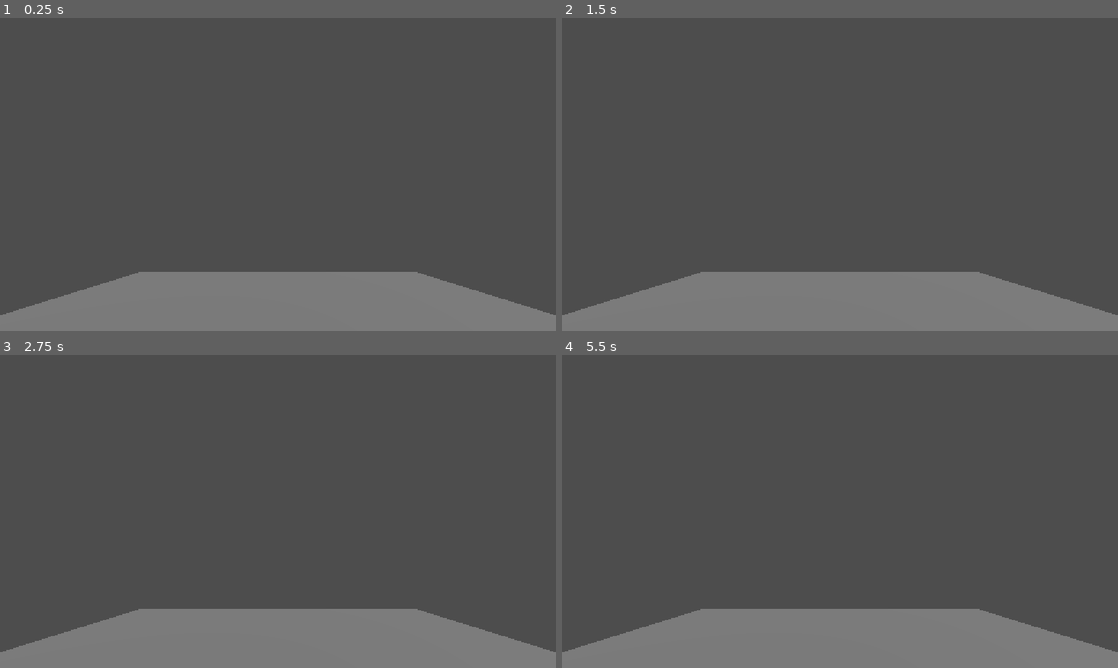
Above: before the commit, frames 1-4 (two rows, left to right).
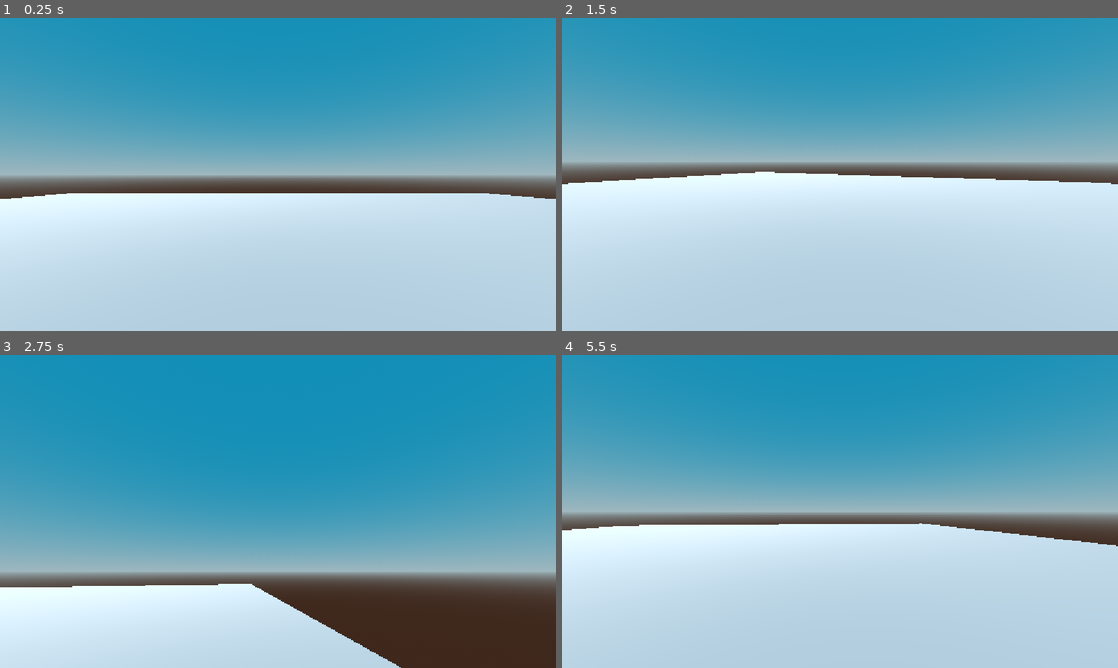
Above: after the commit, the same moments.

Repository: l35noy/VibeFPS
Game: Godot game, scene res://main.tscn
The game is run twice, just before and just after one commit, with the same random seed, the same clock (stepped at 60 frames per second) and the same inputs.
Inputs (mouse positions are in pixels of both pictures, inside the frame that each line leads up to):
- Up to frame 1 (0.25 s): no input
- Up to frame 2 (1.5 s): tap Enter at 0.5 s; move the mouse to (962, 158) at 0.52 s; hold D (move_right) 0.53-1.28 s; click (962, 158) at 0.67 s; move the mouse to (728, 190) at 1.27 s; hold S (move_backward) from 1.28 s (still down); click (728, 190) at 1.42 s
- Up to frame 3 (2.75 s): move the mouse to (333, 442) at 2.02 s; release S (move_backward) at 2.03 s; hold D (move_right) from 2.03 s (still down); click (333, 442) at 2.17 s
- Up to frame 4 (5.5 s): move the mouse to (812, 574) at 2.77 s; release D (move_right) at 2.78 s; hold W (move_forward) 2.78-3.53 s; click (812, 574) at 2.92 s; move the mouse to (1006, 558) at 3.52 s; hold A (move_left) 3.53-5.03 s; click (1006, 558) at 3.67 s; tap Escape (ui_cancel) at 4.15 s; move the mouse to (673, 464) at 4.27 s; click (673, 464) at 4.42 s; move the mouse to (867, 511) at 5.02 s; hold S (move_backward) from 5.03 s (still down); click (867, 511) at 5.17 s

The runs differ from the first frame. In frame 1, 97% of the frame differs, in the area x 0-100%, y 0-100%; in frame 2, 98%; in frame 3, 97%; in frame 4, 98%.

Commit message:
хожу смотрю туда сюда

Diff:
--- a/main.tscn
+++ b/main.tscn
@@ -1,31 +1,47 @@
-[gd_scene load_steps=4 format=3 uid="uid://bqxlrhd4s7vys"]
+[gd_scene format=3 uid="uid://bqxlrhd4s7vys"]
 
 [ext_resource type="PackedScene" path="res://player.tscn" id="1_player"]
+
+[sub_resource type="ProceduralSkyMaterial" id="ProceduralSkyMaterial_ig7tw"]
+sky_top_color = Color(0.083611436, 0.55883366, 0.7163719, 1)
+sky_horizon_color = Color(0.620054, 0.7175465, 0.7465719, 1)
+ground_bottom_color = Color(0.24614578, 0.16089359, 0.11945697, 1)
+ground_horizon_color = Color(0.620054, 0.7175465, 0.7465719, 1)
+
+[sub_resource type="Sky" id="Sky_0xm2m"]
+sky_material = SubResource("ProceduralSkyMaterial_ig7tw")
+
+[sub_resource type="Environment" id="Environment_h2yge"]
+background_mode = 2
+sky = SubResource("Sky_0xm2m")
+
+[sub_resource type="BoxMesh" id="BoxMesh_floor"]
+size = Vector3(20, 1, 20)
+
+[sub_resource type="StandardMaterial3D" id="StandardMaterial3D_47xf6"]
+albedo_color = Color(0.8217887, 0.82178867, 0.82178867, 1)
+metallic_specular = 0.0
 
 [sub_resource type="BoxShape3D" id="BoxShape3D_floor"]
 size = Vector3(20, 1, 20)
 
-[sub_resource type="BoxMesh" id="BoxMesh_floor"]
-size = Vector3(20, 1, 20)
+[node name="Main" type="Node3D" unique_id=543620379]
 
-[node name="Main" type="Node3D"]
+[node name="WorldEnvironment" type="WorldEnvironment" parent="." unique_id=1626405297]
+environment = SubResource("Environment_h2yge")
 
-[node name="Player" parent="." instance=ExtResource("1_player")]
-transform = Transform3D(1, 0, 0, 0, 1, 0, 0, 0, 1, 0, 0, 0)
+[node name="Player" parent="." unique_id=438487470 instance=ExtResource("1_player")]
 
-[node name="Floor" type="StaticBody3D" parent="."]
+[node name="Floor" type="StaticBody3D" parent="." unique_id=1937864633]
 
-[node name="MeshInstance3D" type="MeshInstance3D" parent="Floor"]
+[node name="MeshInstance3D" type="MeshInstance3D" parent="Floor" unique_id=641920307]
 transform = Transform3D(1, 0, 0, 0, 1, 0, 0, 0, 1, 0, -0.5, 0)
 mesh = SubResource("BoxMesh_floor")
+surface_material_override/0 = SubResource("StandardMaterial3D_47xf6")
 
-[node name="CollisionShape3D" type="CollisionShape3D" parent="Floor"]
+[node name="CollisionShape3D" type="CollisionShape3D" parent="Floor" unique_id=2111017110]
 transform = Transform3D(1, 0, 0, 0, 1, 0, 0, 0, 1, 0, -0.5, 0)
 shape = SubResource("BoxShape3D_floor")
 
-[node name="Camera3D" type="Camera3D" parent="."]
-transform = Transform3D(1, 0, 0, 0, 0.965926, -0.258819, 0, 0.258819, 0.965926, 0, 3, 6)
-current = true
-
-[node name="DirectionalLight3D" type="DirectionalLight3D" parent="."]
+[node name="DirectionalLight3D" type="DirectionalLight3D" parent="." unique_id=670527287]
 transform = Transform3D(0.707107, -0.408248, 0.57735, 0, 0.707107, 0.707107, -0.707107, -0.5, 0.5, 0, 10, 0)
--- a/player.gd
+++ b/player.gd
@@ -1,8 +1,39 @@
 extends CharacterBody3D
 
 @export var speed: float = 5.0
+@export var mouse_sensitivity: float = 0.002
 
 var _gravity: float = ProjectSettings.get_setting("physics/3d/default_gravity")
+
+@onready var _camera: Camera3D = $Camera3D
+
+
+func _ready() -> void:
+	Input.set_mouse_mode(Input.MOUSE_MODE_CAPTURED)
+
+
+func _unhandled_input(event: InputEvent) -> void:
+	if event is InputEventMouseMotion:
+		var motion := event as InputEventMouseMotion
+		rotate_y(-motion.relative.x * mouse_sensitivity)
+		_camera.rotation.x = clampf(
+			_camera.rotation.x - motion.relative.y * mouse_sensitivity,
+			deg_to_rad(-89.0),
+			deg_to_rad(89.0)
+		)
+	elif event.is_action_pressed("ui_cancel"):
+		_toggle_mouse_capture()
+	elif event is InputEventMouseButton and event.pressed:
+		var button := event as InputEventMouseButton
+		if button.button_index == MOUSE_BUTTON_LEFT:
+			_toggle_mouse_capture()
+
+
+func _toggle_mouse_capture() -> void:
+	if Input.mouse_mode == Input.MOUSE_MODE_CAPTURED:
+		Input.set_mouse_mode(Input.MOUSE_MODE_VISIBLE)
+	else:
+		Input.set_mouse_mode(Input.MOUSE_MODE_CAPTURED)
 
 
 func _physics_process(delta: float) -> void:
--- a/player.tscn
+++ b/player.tscn
@@ -11,3 +11,7 @@
 [node name="CollisionShape3D" type="CollisionShape3D" parent="."]
 transform = Transform3D(1, 0, 0, 0, 1, 0, 0, 0, 1, 0, 0, 0)
 shape = SubResource("SphereShape3D_body")
+
+[node name="Camera3D" type="Camera3D" parent="."]
+transform = Transform3D(1, 0, 0, 0, 1, 0, 0, 0, 1, 0, 0.4, 0)
+current = true
Not shown: 1 places in player.tscn that only renumber resources
